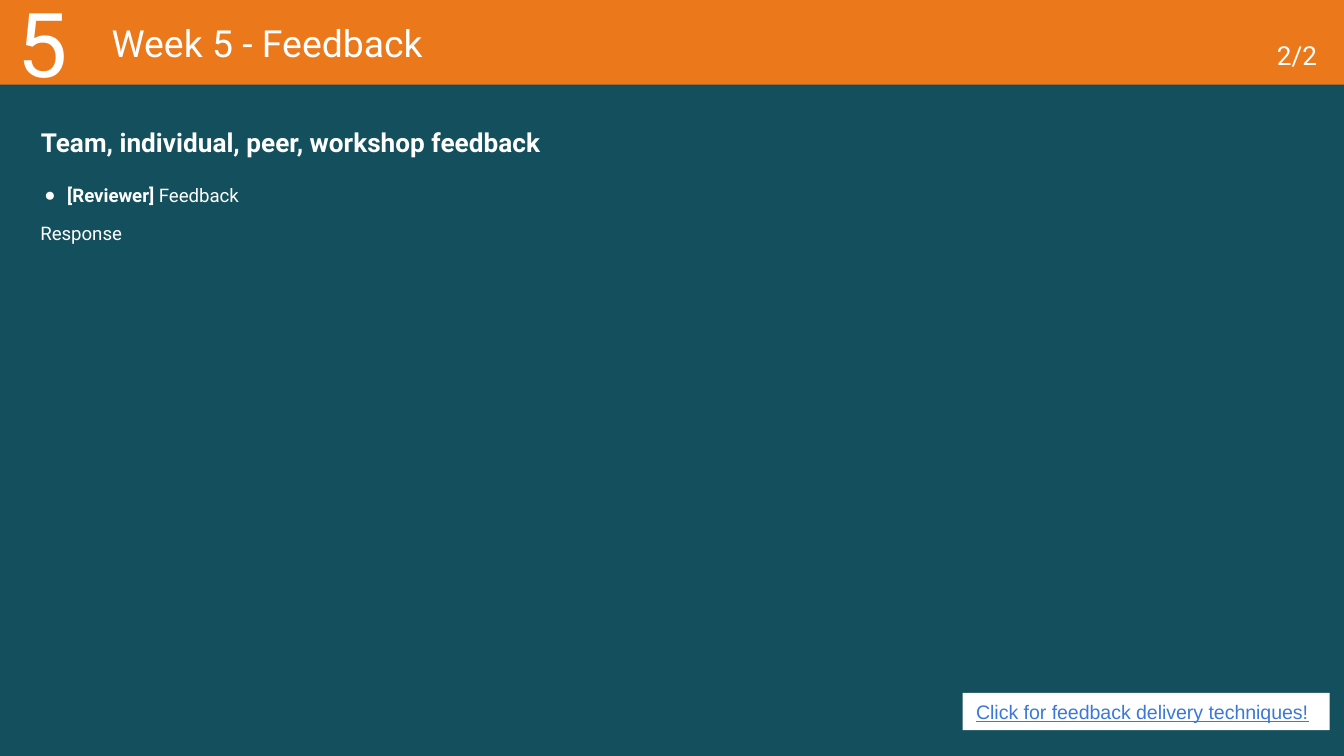
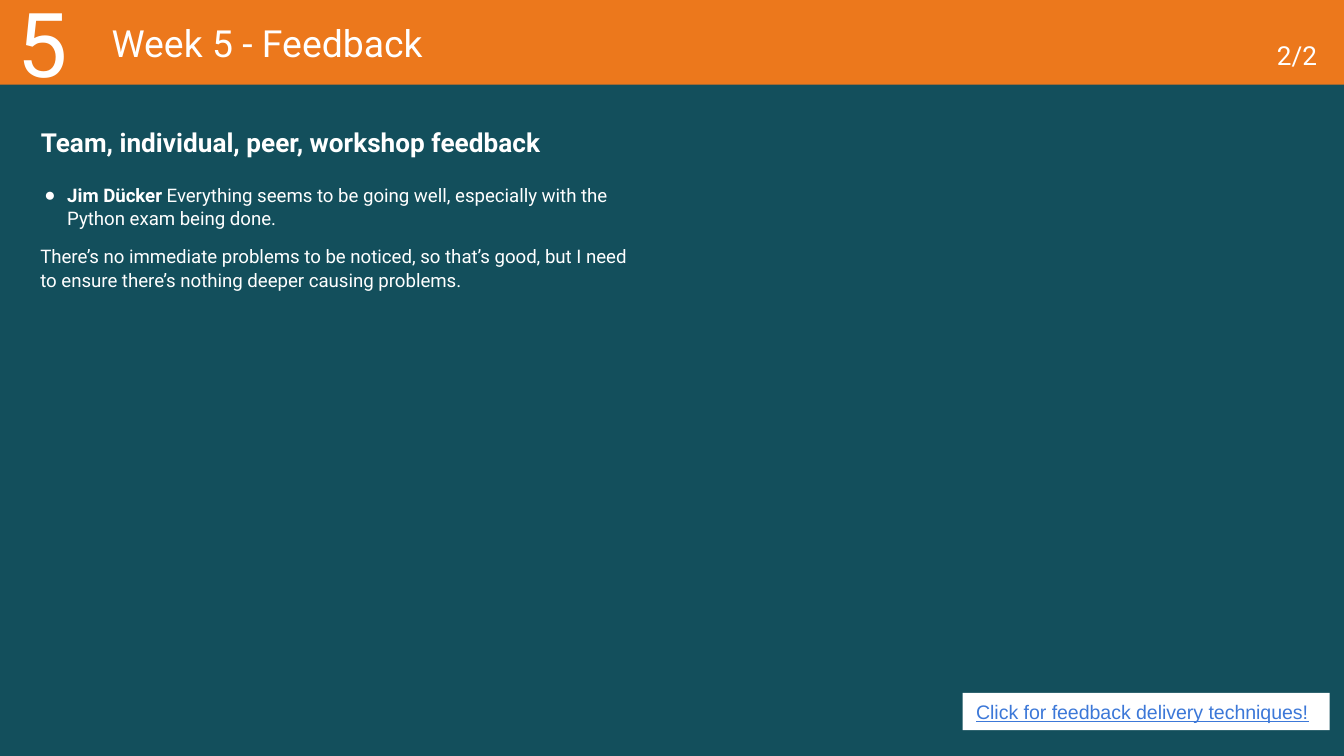
Before and after one commit to MaksBurchard240894/HFG7, a slide deck: slide 18 of Deliverables/Learning Log - Y1B-2024-25_ADSAI.pptx. Drawn at 1344x756 pixels with LibreOffice and Linux fonts; fonts in the diff are those of the drawing. Boxes give left, top, right and bottom in pixels: in the first picture for what was removed or moved away, otherwise in the second. Text is boxed around its words. In the diff, an @@ line names an element or a change of style, - is before the commit and + after.

```diff
--- a/Deliverables/Learning Log - Y1B-2024-25_ADSAI.pptx
+++ b/Deliverables/Learning Log - Y1B-2024-25_ADSAI.pptx
@@ text at [40,188,626,291]: text changed @@
-● [Reviewer] Feedback
-Response
+● Jim Dücker Everything seems to be going well, especially with the Python exam being done.
+There’s no immediate problems to be noticed, so that’s good, but I need to ensure there’s nothing deeper causing problems.
```
Also in this commit, not shown: 6 other slides changed, 9 other files.
